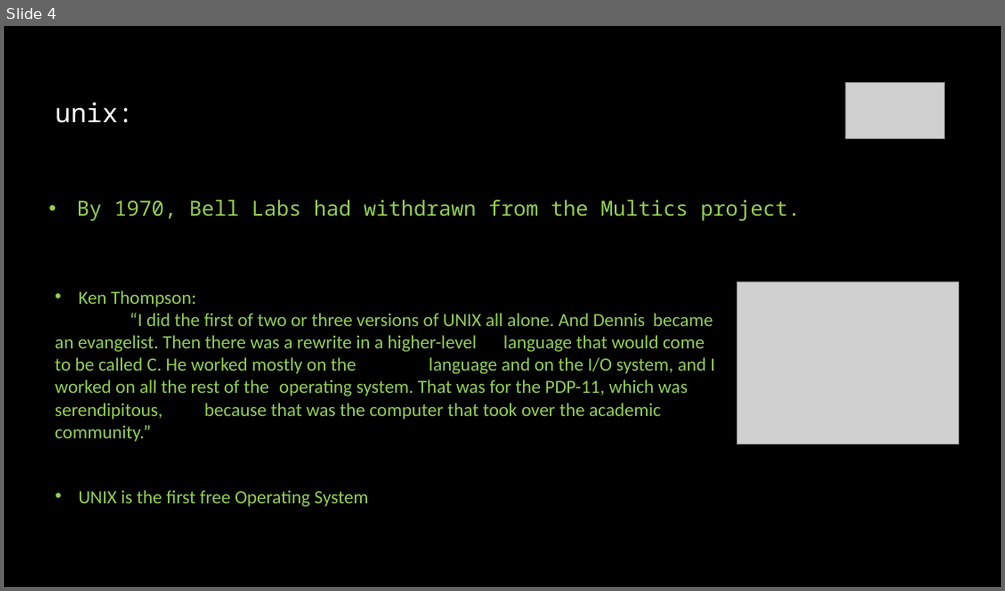
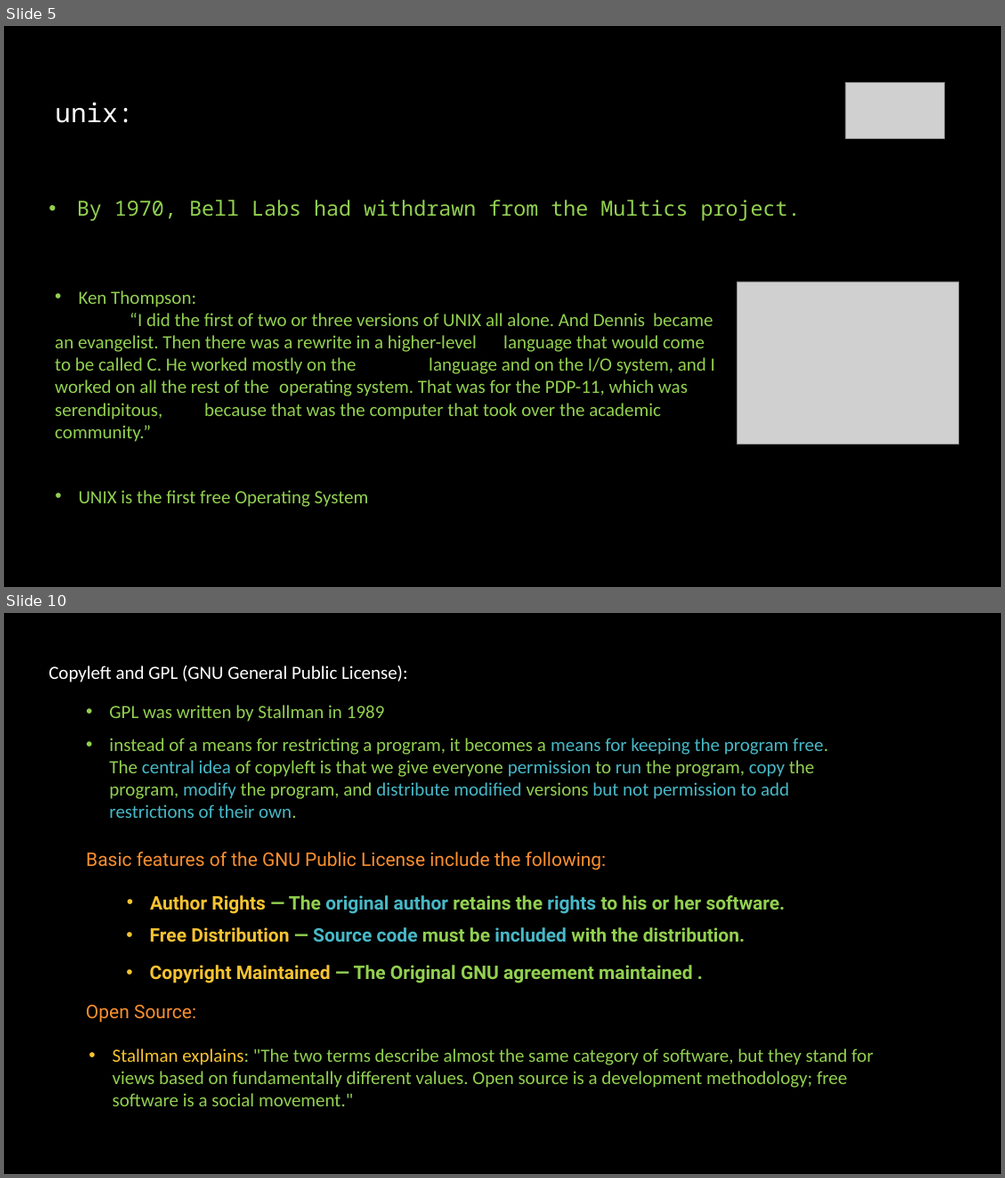
Before and after one commit to linuxfestival/introduction-to-linux-resources, a slide deck: amirkabir_linux_festival.pptx. Shown one above the other, each under a label of ours: slide 4 before the commit, slides 5 and 10 after it; the slides between them are not shown. The pictures are 1005x591 and 1005x1178 pixels, drawn with LibreOffice and Linux fonts; fonts in the diff are those of the drawing; grey boxes stand for pictures. Boxes give left, top, right and bottom in pixels: in the first picture for what was removed or moved away, otherwise in the second. Text is boxed around its words. In the diff, an @@ line names an element or a change of style, - is before the commit and + after.

```diff
--- a/amirkabir_linux_festival.pptx
+++ b/amirkabir_linux_festival.pptx
@@ slide 10 added at bbox=[4, 613, 1001, 1174], background #000000 @@
@@ text added at bbox=[48, 666, 408, 682], 18 pt, text #FFFFFF @@
+Copyleft and GPL (GNU General Public License):
@@ text added at bbox=[109, 705, 385, 722], 18 pt, text #92D050 @@
+• GPL was written by Stallman in 1989
@@ text added at bbox=[109, 738, 828, 818], 18 pt, text #92D050 @@
+  • instead of a means for restricting a program, it becomes a means for keeping the program free. The central idea of copyleft is that we give everyone permission to run the program, copy the program, modify the program, and distribute modified versions but not permission to add restrictions of their own.
@@ text added at bbox=[86, 852, 607, 870], 18 pt, text #FA8F30 @@
+Basic features of the GNU Public License include the following:
@@ text added at bbox=[150, 895, 785, 914], 18 pt, text #92D050, bold @@
+  • Author Rights — The original author retains the rights to his or her software.
@@ text added at bbox=[150, 927, 744, 942], 18 pt, text #92D050, bold @@
+  • Free Distribution — Source code must be included with the distribution.
@@ text added at bbox=[150, 965, 693, 983], 18 pt, text #92D050, bold @@
+  • Copyright Maintained — The Original GNU agreement maintained .
@@ text added at bbox=[86, 1005, 196, 1022], 18 pt, text #FA8F30 @@
+Open Source:
@@ text added at bbox=[113, 1048, 873, 1106], 18 pt, text #92D050 @@
+• Stallman explains: "The two terms describe almost the same category of software, but they stand for views based on fundamentally different values. Open source is a development methodology; free software is a social movement."
@@ what was slide 4 is now slide 5 @@
```
Also in this commit, not shown: 2 slides changed, 5 other slides added.
